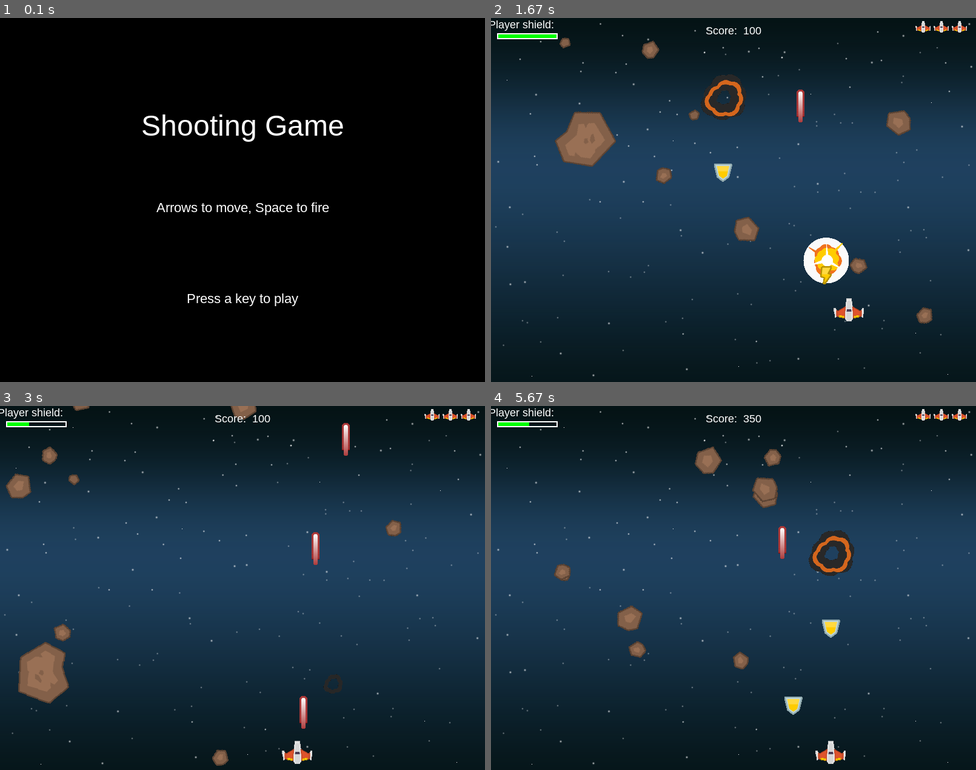
Above: before the commit, frames 1-4 (two rows, left to right).
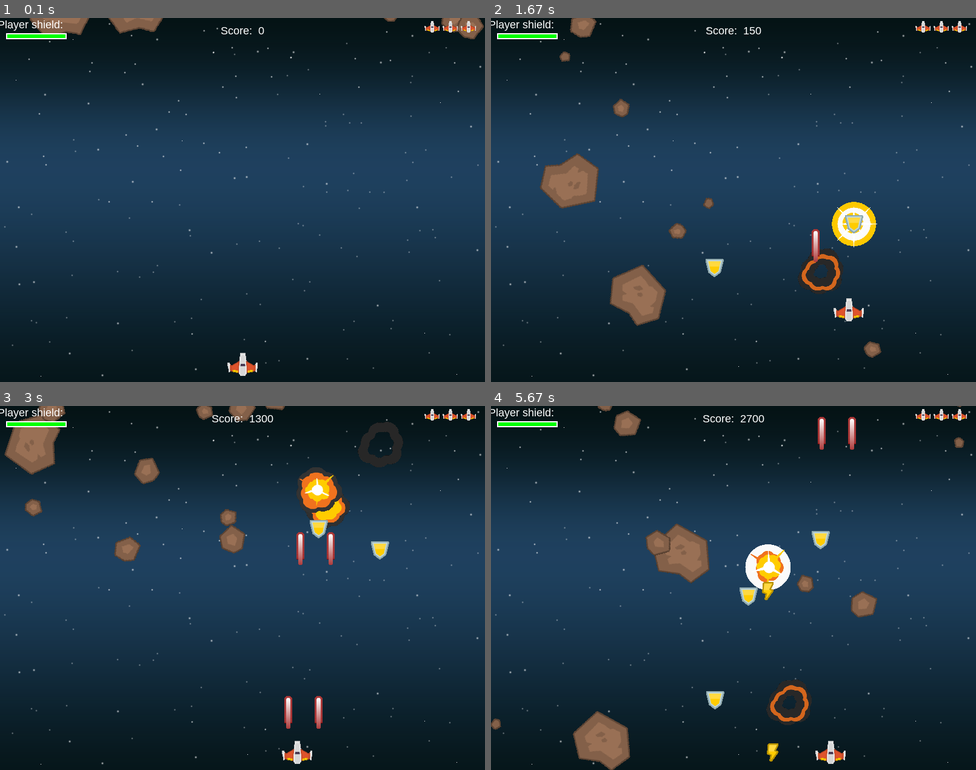
Above: after the commit, the same moments.

Repository: LongKelvin/Pygame_ShootingGame
Game: pygame game, started from main.py
Two runs of this game, one before a commit and one after it. Both use one fixed random seed, a clock stepped at 60 frames per second and the inputs below.
Inputs:
- Up to frame 1 (0.1 s): no input
- Up to frame 2 (1.67 s): tap Space at 0.33, 0.73, 1.03, 1.23, 1.57 s; hold Right 0.67-1.13 s; hold Up 1.17-1.47 s; hold Right from 1.5 s (still down)
- Up to frame 3 (3 s): tap Space at 1.87, 2.07, 2.37, 2.63, 2.97 s; release Right at 1.97 s; hold Left 2-2.53 s; hold Down 2.57-2.87 s; hold Left from 2.9 s (still down)
- Up to frame 4 (5.67 s): tap Space at 3.27, 3.4, 3.8, 4.1, 4.47, 4.87, 5.17, 5.37 s; release Left at 3.3 s; hold Up 3.33-3.7 s; hold Right 3.73-4.37 s; hold Down 4.4-4.77 s; hold Left 4.8-5.27 s; hold Right from 5.3 s (still down)

The runs differ from the first frame. In frame 1, 97% of the frame differs, in the area x 0-100%, y 0-100%; in frame 2, 8.6%; in frame 3, 7.8%; in frame 4, 8.7%.

Commit message:
update load game from file
add load game from file
add save game state

Diff:
--- /dev/null
+++ b/game_data/game_data.txt
@@ -0,0 +1,3 @@
+1
+1200
+90
--- /dev/null
+++ b/game_data/game_new_data.txt
@@ -0,0 +1,3 @@
+1
+200
+50
--- a/main.py
+++ b/main.py
@@ -56,7 +56,7 @@
         pygame.mixer.music.set_volume(0.4)
         pygame.mixer.music.play(-1)
 
-    def new(self):
+    def new(self, player_lives=None, player_score=None, player_shield=None):
         # start a new game
         self.play_background_music(-1)
         self.score = 0
@@ -64,6 +64,13 @@
         self.mobs = pygame.sprite.Group()
         self.powerups = pygame.sprite.Group()
         self.player = Player(self)
+        if not player_score is None:
+            self.score = player_score
+        if not player_shield is None:
+            self.player.shield = player_shield
+        if not player_lives is None:
+            self.player.lives = player_lives
+
         self.bullets = pygame.sprite.Group()
         self.all_sprites.add(self.player)
         for i in range(10):
@@ -129,6 +136,14 @@
                 self.powerup_shield_sound.play()
                 if self.player.shield >= 100:
                     self.player.shield = 100
+                for mob in self.mobs:
+                    mob.kill()
+                    expl = Explosion(hit.rect.center, 'lg')
+                    self.all_sprites.add(expl)
+
+                self.score += 1000
+                for index in range(10):
+                    self.newmob()
 
             elif hit.type == 'gun':
                 self.player.powerup()
@@ -226,10 +241,24 @@
             img_rect.y = y
             self.screen.blit(image, img_rect)
 
+    def load_game_from_file(self, filename):
+        game_data = open(filename, 'r')
+        data = game_data.read().splitlines()
+        self.new(int(data[0]), int(data[1]), int(data[2]))
+
+    def save_game_data(self, filename, g_data):
+        # game data include player lives, shield and score
+        save_file = open(filename, 'w+')
+        for data in g_data:
+            save_file.write(data + '\n')
+
 
 game = Game()
-game.show_start_screen()
+# game.show_start_screen()
 while game.running:
+    # game.load_game_from_file(path.join(game_data_dir, 'game_data.txt'))
+    # data = ['1', '200', '50']
+    # game.save_game_data(path.join(game_data_dir, 'game_new_data.txt'),data)
     game.new()
     game.show_go_screen()
 
--- a/settings.py
+++ b/settings.py
@@ -25,5 +25,6 @@
 # set up assets folders
 img_dir = path.join(path.dirname(__file__), 'img')
 snd_dir = path.join(path.dirname(__file__), 'snd')
+game_data_dir = path.join(path.dirname(__file__), 'game_data')
 
 print("load all game resources")
